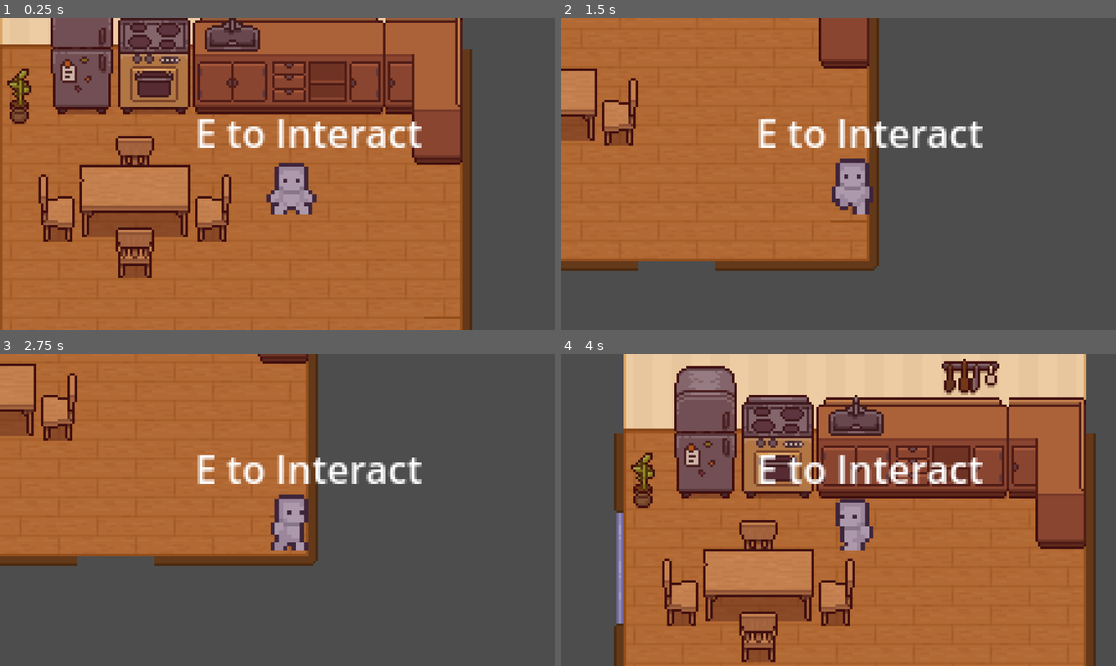
Above: before the commit, frames 1-4 (two rows, left to right).
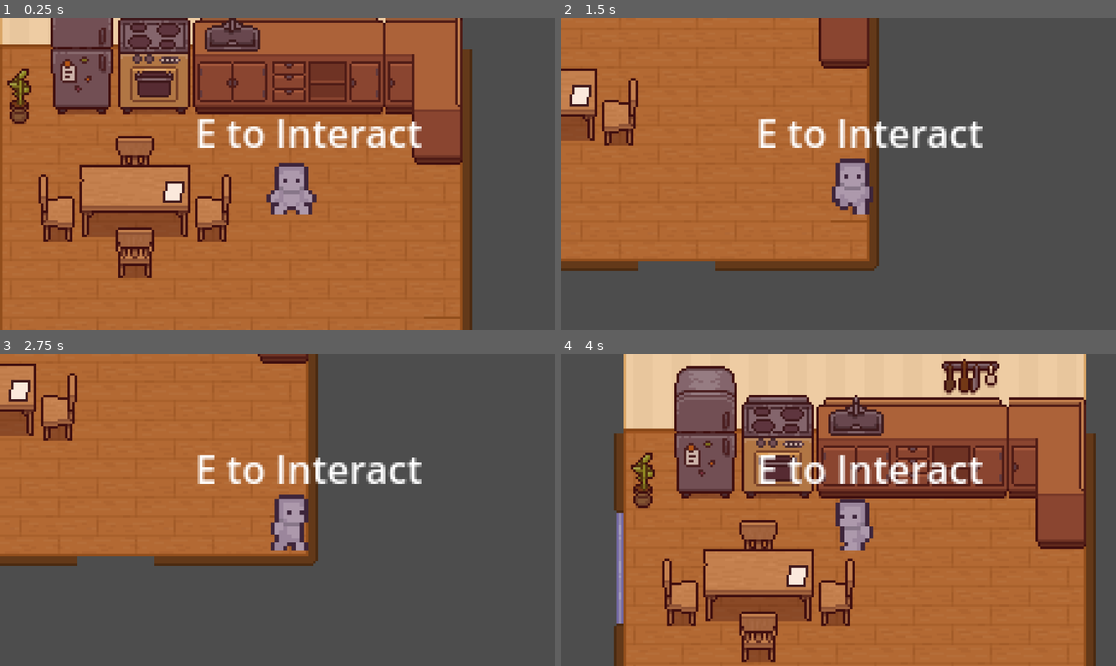
Above: after the commit, the same moments.

Repository: dddddakari/purgency
Game: Godot game, scene res://background/kitchen01.tscn
Two runs of this game, one before a commit and one after it. Both use one fixed random seed, a clock stepped at 60 frames per second and the inputs below.
Inputs:
- Up to frame 1 (0.25 s): no input
- Up to frame 2 (1.5 s): hold Right (ui_right) 0.53-1.28 s; hold E (interact) 0.53-1.28 s; hold Down (ui_down) from 1.28 s (still down); tap E (interact) at 1.35 s
- Up to frame 3 (2.75 s): release Down (ui_down) at 2.03 s; hold Right (ui_right) from 2.03 s (still down); hold E (interact) from 2.03 s (still down)
- Up to frame 4 (4 s): release Right (ui_right) at 2.78 s; release E (interact) at 2.78 s; hold Up (ui_up) 2.78-3.53 s; tap E (interact) at 2.85 s; hold Left (ui_left) from 3.53 s (still down); hold E (interact) from 3.53 s (still down)

The runs differ from the first frame. In frame 1, 0.2% of the frame differs, in the area x 29-34%, y 52-60%; in frame 2, 0.3%; in frame 3, 0.3%; in frame 4, 0.3%, in the area x 40-45%, y 67-75%.

Commit message:
Finished interaction for letter, need to add functionality

Diff:
--- a/purgency-/background/kitchen01.tscn
+++ b/purgency-/background/kitchen01.tscn
@@ -8,6 +8,7 @@
 [ext_resource type="Texture2D" uid="uid://dbnln7t4kg4nj" path="res://background/TopDownHouse_FurnitureState2.png" id="5_ir46g"]
 [ext_resource type="Texture2D" uid="uid://d1440o7a1fnwt" path="res://background/TopDownHouse_SmallItems.png" id="6_86o3m"]
 [ext_resource type="PackedScene" uid="uid://dqm0mk3hhq2c0" path="res://entities/player/player.tscn" id="7_f7jwb"]
+[ext_resource type="PackedScene" uid="uid://bqfmymrbtgbe6" path="res://entities/items/letter/Letter.tscn" id="9_d0mku"]
 
 [sub_resource type="TileSetAtlasSource" id="TileSetAtlasSource_oo3te"]
 texture = ExtResource("1_pkqpq")
@@ -1729,6 +1730,9 @@
 [node name="Fridge" parent="." instance=ExtResource("1_mal84")]
 position = Vector2(49, 80)
 
+[node name="Letter" parent="." instance=ExtResource("9_d0mku")]
+position = Vector2(88, 139)
+
 [node name="StaticBody2D" type="StaticBody2D" parent="."]
 position = Vector2(98, 91)
 
--- /dev/null
+++ b/purgency-/dialoguesystem/DialogueBalloon.tscn
@@ -0,0 +1,41 @@
+[gd_scene format=3 uid="uid://dklxgwl1bkqaa"]
+
+[node name="DialogueBalloon" type="CanvasLayer"]
+
+[node name="Balloon" type="Control" parent="."]
+layout_mode = 3
+anchors_preset = 0
+offset_right = 142.0
+offset_bottom = 30.0
+
+[node name="NameContainer" type="Panel" parent="Balloon"]
+z_index = 1
+layout_mode = 0
+offset_right = 141.0
+offset_bottom = 28.0
+
+[node name="MarginContainer" type="MarginContainer" parent="Balloon/NameContainer"]
+layout_mode = 0
+offset_right = 141.0
+offset_bottom = 28.0
+
+[node name="CharacterLabel" type="RichTextLabel" parent="Balloon/NameContainer/MarginContainer"]
+layout_mode = 2
+text = "Character"
+fit_content = true
+horizontal_alignment = 1
+vertical_alignment = 1
+
+[node name="Panel" type="Panel" parent="Balloon"]
+layout_mode = 0
+offset_top = 13.0
+offset_right = 406.0
+offset_bottom = 139.0
+
+[node name="Dialogue" type="MarginContainer" parent="Balloon/Panel"]
+layout_mode = 0
+offset_right = 406.0
+offset_bottom = 126.0
+
+[node name="VBoxContainer" type="VBoxContainer" parent="Balloon/Panel/Dialogue"]
+layout_mode = 2
--- /dev/null
+++ b/purgency-/entities/items/letter/Letter.tscn
@@ -0,0 +1,28 @@
+[gd_scene load_steps=6 format=3 uid="uid://bqfmymrbtgbe6"]
+
+[ext_resource type="Script" uid="uid://brol46wgc17iy" path="res://entities/items/letter/letter.gd" id="1_mr72c"]
+[ext_resource type="Texture2D" uid="uid://d1440o7a1fnwt" path="res://background/TopDownHouse_SmallItems.png" id="2_dv88b"]
+[ext_resource type="PackedScene" uid="uid://balrieb8xarpl" path="res://interactionsystem/interactable.tscn" id="3_78erq"]
+
+[sub_resource type="RectangleShape2D" id="RectangleShape2D_4kv1v"]
+size = Vector2(12, 13)
+
+[sub_resource type="CircleShape2D" id="CircleShape2D_miny8"]
+
+[node name="Letter" type="Area2D"]
+collision_layer = 0
+collision_mask = 2
+script = ExtResource("1_mr72c")
+
+[node name="CollisionShape2D" type="CollisionShape2D" parent="."]
+shape = SubResource("RectangleShape2D_4kv1v")
+
+[node name="Sprite2D" type="Sprite2D" parent="."]
+texture = ExtResource("2_dv88b")
+region_enabled = true
+region_rect = Rect2(33.4815, 19.75, 14.0185, 12.8796)
+
+[node name="interactable" parent="." instance=ExtResource("3_78erq")]
+
+[node name="CollisionShape2D" type="CollisionShape2D" parent="interactable"]
+shape = SubResource("CircleShape2D_miny8")
--- /dev/null
+++ b/purgency-/entities/items/letter/letter.gd
@@ -0,0 +1,10 @@
+extends Area2D
+
+@onready var interactable: Area2D = $interactable
+@onready var sprite_2d: Sprite2D = $Sprite2D
+
+func _ready() -> void:
+	interactable.interact = _on_interact
+
+func _on_interact():
+		print("letter picked up	")
Not shown: 1 places in purgency-/background/kitchen01.tscn that only renumber resources
Not shown, added: purgency-/entities/items/letter/letter.gd.uid
